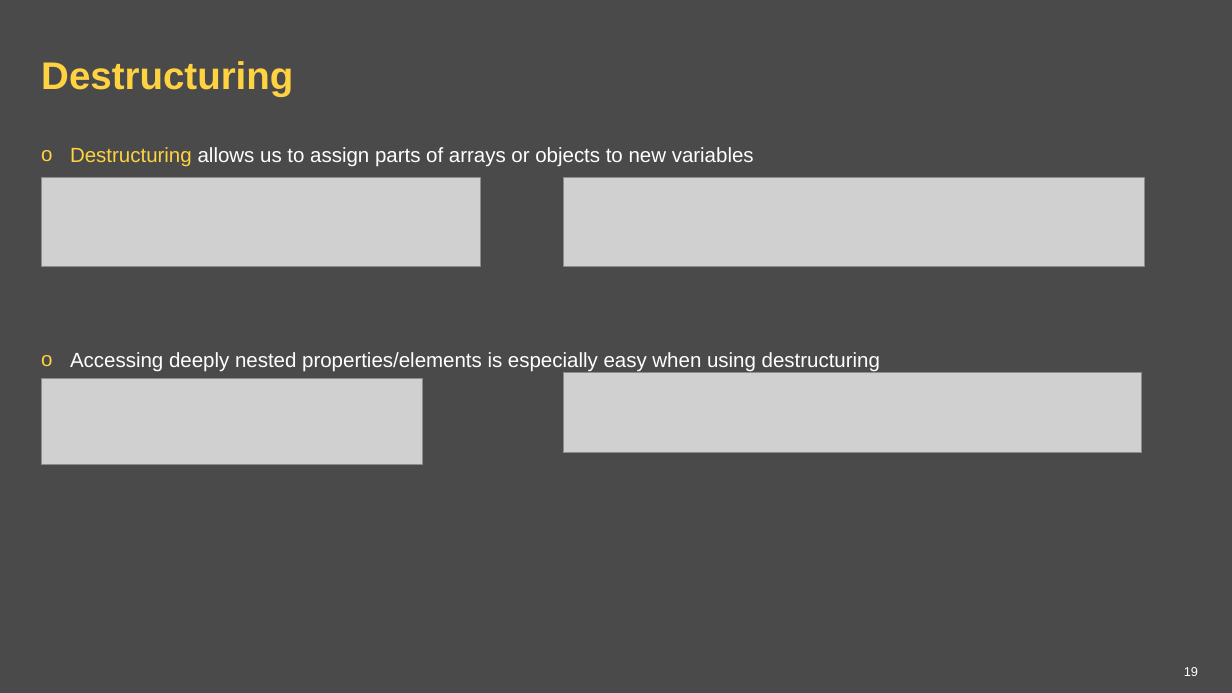
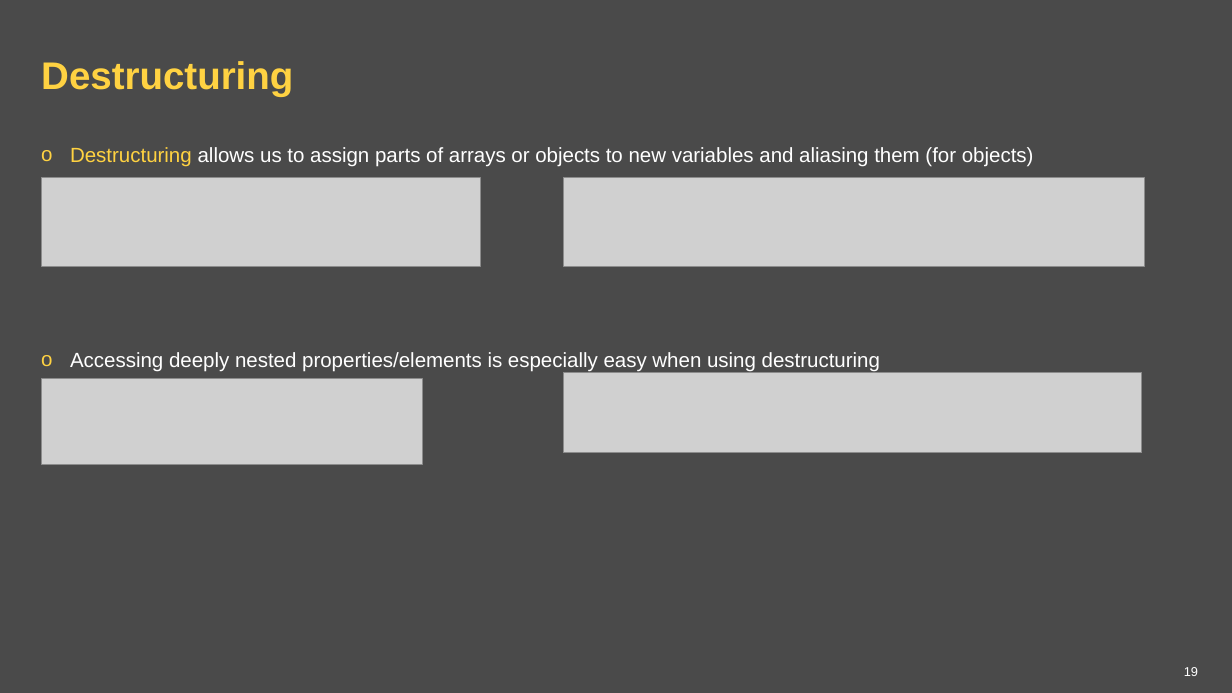
Before and after one commit to ppuzio/react-course-examples, a slide deck: slide 19 of React BEST course.pptx. Drawn at 1232x693 pixels with LibreOffice and Linux fonts; fonts in the diff are those of the drawing; grey boxes stand for pictures; background and template pictures are left out. Boxes give left, top, right and bottom in pixels: in the first picture for what was removed or moved away, otherwise in the second. Text is boxed around its words. In the diff, an @@ line names an element or a change of style, - is before the commit and + after.

```diff
--- a/React BEST course.pptx
+++ b/React BEST course.pptx
@@ text at [70,147,1034,167]: text changed @@
-o Destructuring allows us to assign parts of arrays or objects to new variables
+o Destructuring allows us to assign parts of arrays or objects to new variables and aliasing them (for objects)
```
Also in this commit, not shown: 6 other slides changed, 1 other file.
